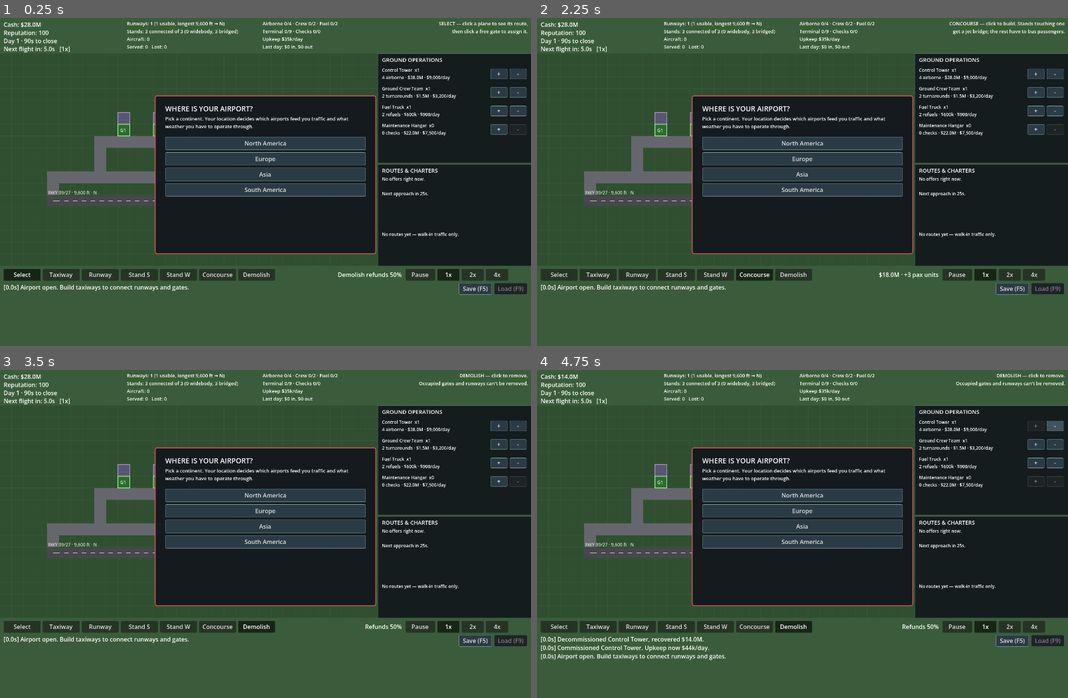
Above: before the commit, frames 1-4 (two rows, left to right).
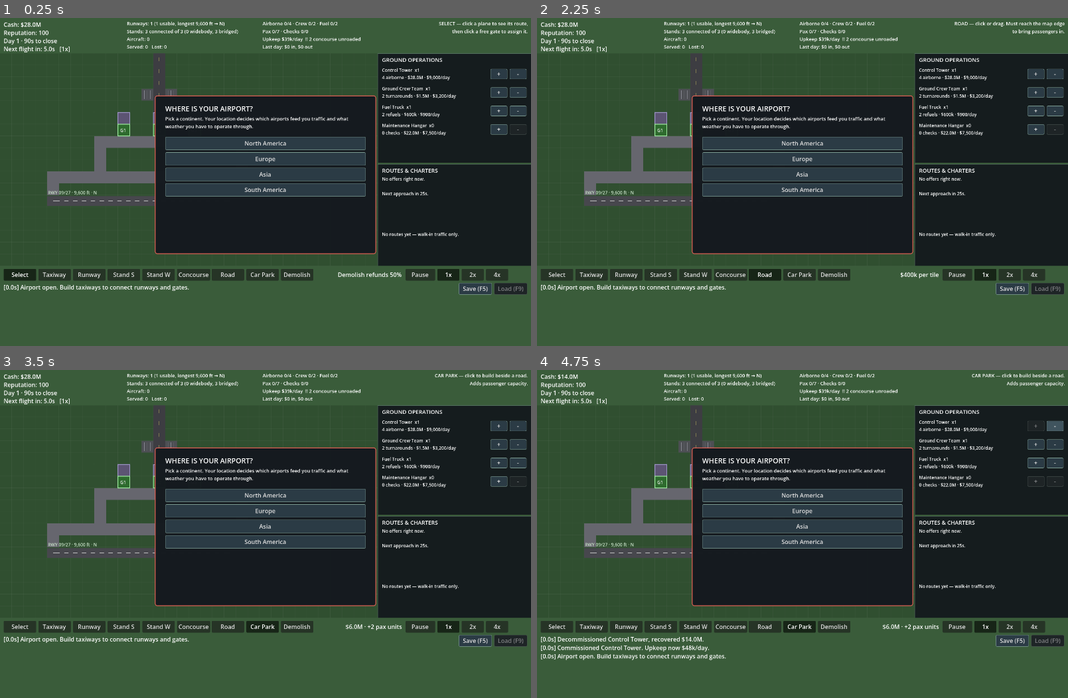
Above: after the commit, the same moments.

Repository: gerp93/airport
Game: Godot game, scene res://Main.tscn
The game is run twice, just before and just after one commit, with the same random seed, the same clock (stepped at 60 frames per second) and the same inputs.
Inputs (mouse positions are in pixels of both pictures, inside the frame that each line leads up to):
- Up to frame 1 (0.25 s): no input
- Up to frame 2 (2.25 s): click "Concourse" at 0.5 s; click "Demolish" at 1.25 s; click (765, 273) at 2 s, where only the run after the commit has a clickable "Road"
- Up to frame 3 (3.5 s): click (260, 625) at 2.75 s, where only the run after the commit has a clickable "Car Park"
- Up to frame 4 (4.75 s): click "+" at 3.5 s; click "-" at 4.25 s

The runs differ from the first frame. In frame 1, 1.0% of the frame differs, in the area x 2-68%, y 3-81%; in frame 2, 1.4%, in the area x 2-100%, y 1-81%; in frame 3, 1.4%; in frame 4, 1.4%.

Commit message:
Add landside roads and car parks
Passengers previously materialised at the stand. Two new tile types close the
loop: roads bring them in from outside, car parks give them somewhere to leave
the car.

The rule that makes landside matter: a road network only counts if it reaches
the map edge, found by flooding from every boundary road tile. A concourse or
car park is live only if it touches that network, so an airport with no road
access handles nobody however much terminal it has built. Passenger capacity is
now the sum of road-served concourse and parking, not just tiles placed.

Roads and car parks are landside, so aircraft route around them like buildings,
and the flood result is cached and invalidated on tile change rather than
recomputed for every capacity query.

The starter airport seeds an access road north to the boundary plus two car
parks, so it opens connected. Building a concourse or car park with no road
says so in the log rather than silently doing nothing.

Also fixes a misleading message this exposed: aircraft waiting at a stand
reported "no ground support free" whatever the real cause, which would send the
player hunting for ground crew when the actual problem was an unroaded
concourse. It now names the specific shortfall, and the HUD flags stranded
concourse tiles.

Verified both directions: with the access road reaching the edge, 93
turnarounds and zero aircraft stuck; with the same road stopping one tile
short, passenger capacity drops to zero, no turnaround completes at all, and
aircraft report being stuck for want of a road-connected concourse.

Co-Authored-By: Claude Opus 5 <noreply@anthropic.com>

Diff:
--- a/AirportGrid.gd
+++ b/AirportGrid.gd
@@ -1,6 +1,6 @@
 extends RefCounted
 
-enum TileType { EMPTY, TAXIWAY, RUNWAY, GATE, TERMINAL }
+enum TileType { EMPTY, TAXIWAY, RUNWAY, GATE, TERMINAL, ROAD, PARKING }
 
 const COLS := 32
 const ROWS := 18
@@ -17,6 +17,8 @@
 
 var _astar := AStarGrid2D.new()
 var _runway_seq := 0
+var _landside_dirty := true
+var _landside_cache := {}
 var _gate_seq := 0
 
 
@@ -75,8 +77,10 @@
 
 func _refresh_cell(c: Vector2i) -> void:
 	var t := tile_type(c)
-	# Terminals are buildings, so aircraft route around them like open ground.
-	_astar.set_point_solid(c, t == TileType.EMPTY or t == TileType.TERMINAL)
+	# Terminals, roads and car parks are landside: aircraft route around them.
+	_astar.set_point_solid(c, t == TileType.EMPTY or t == TileType.TERMINAL \
+		or t == TileType.ROAD or t == TileType.PARKING)
+	_landside_dirty = true
 	_astar.set_point_weight_scale(c, RUNWAY_WEIGHT if t == TileType.RUNWAY else 1.0)
 
 
@@ -97,6 +101,70 @@
 
 func place_terminal(c: Vector2i) -> void:
 	tiles[c] = {"type": TileType.TERMINAL, "entity_id": -1}
+	_refresh_cell(c)
+
+
+# Roads carry passengers in from outside, so the network only counts if it
+# reaches the map edge. Flood from every road tile on the boundary; a concourse
+# or car park is live only if it touches that network. An airport with no road
+# access handles nobody, however much terminal it has built.
+func landside_roads() -> Dictionary:
+	if not _landside_dirty:
+		return _landside_cache
+	var reached := {}
+	var queue := []
+	for c in tiles:
+		if tiles[c]["type"] != TileType.ROAD:
+			continue
+		if c.x == 0 or c.y == 0 or c.x == COLS - 1 or c.y == ROWS - 1:
+			reached[c] = true
+			queue.append(c)
+	while not queue.is_empty():
+		var cur: Vector2i = queue.pop_back()
+		for n in neighbors(cur):
+			if reached.has(n) or tile_type(n) != TileType.ROAD:
+				continue
+			reached[n] = true
+			queue.append(n)
+	_landside_cache = reached
+	_landside_dirty = false
+	return reached
+
+
+func is_road_served(c: Vector2i) -> bool:
+	var roads := landside_roads()
+	for n in neighbors(c):
+		if roads.has(n):
+			return true
+	return false
+
+
+func count_tiles(type: int, road_served_only: bool) -> int:
+	var n := 0
+	for c in tiles:
+		if tiles[c]["type"] != type:
+			continue
+		if road_served_only and not is_road_served(c):
+			continue
+		n += 1
+	return n
+
+
+func can_place_road(c: Vector2i) -> bool:
+	return in_bounds(c) and tile_type(c) == TileType.EMPTY
+
+
+func place_road(c: Vector2i) -> void:
+	tiles[c] = {"type": TileType.ROAD, "entity_id": -1}
+	_refresh_cell(c)
+
+
+func can_place_parking(c: Vector2i) -> bool:
+	return in_bounds(c) and tile_type(c) == TileType.EMPTY
+
+
+func place_parking(c: Vector2i) -> void:
+	tiles[c] = {"type": TileType.PARKING, "entity_id": -1}
 	_refresh_cell(c)
 
 
@@ -512,7 +580,7 @@
 	match t:
 		TileType.EMPTY:
 			return {}
-		TileType.TAXIWAY, TileType.TERMINAL:
+		TileType.TAXIWAY, TileType.TERMINAL, TileType.ROAD, TileType.PARKING:
 			if claims.has(c):
 				return {}
 			return {"type": t, "tiles": 1, "cells": [c]}
@@ -604,3 +672,10 @@
 		place_gate(gate_cells_for(Vector2i(x, 6), 1), 1)
 		# Concourse behind each stand, so they start as contact stands.
 		place_terminal(Vector2i(x, 5))
+
+	# Access road out to the northern boundary, plus a small car park. Without
+	# a road to the edge the concourse would handle no passengers at all.
+	for y in range(0, 5):
+		place_road(Vector2i(13, y))
+	place_parking(Vector2i(12, 3))
+	place_parking(Vector2i(14, 3))
--- a/Main.gd
+++ b/Main.gd
@@ -3,17 +3,18 @@
 const AirportGrid = preload("res://AirportGrid.gd")
 const Regions = preload("res://Regions.gd")
 
-enum Tool { SELECT, TAXIWAY, RUNWAY, GATE_SMALL, GATE_LARGE, TERMINAL, DEMOLISH }
+enum Tool { SELECT, TAXIWAY, RUNWAY, GATE_SMALL, GATE_LARGE, TERMINAL, ROAD, PARKING, DEMOLISH }
 
 const TOOL_BUTTONS := {
 	Tool.SELECT: "SelectBtn", Tool.TAXIWAY: "TaxiwayBtn", Tool.RUNWAY: "RunwayBtn",
 	Tool.GATE_SMALL: "GateSmallBtn", Tool.GATE_LARGE: "GateLargeBtn",
-	Tool.TERMINAL: "TerminalBtn", Tool.DEMOLISH: "DemolishBtn",
+	Tool.TERMINAL: "TerminalBtn", Tool.ROAD: "RoadBtn",
+	Tool.PARKING: "ParkingBtn", Tool.DEMOLISH: "DemolishBtn",
 }
 const TOOL_KEYS := {
 	KEY_ESCAPE: Tool.SELECT, KEY_T: Tool.TAXIWAY, KEY_R: Tool.RUNWAY,
 	KEY_G: Tool.GATE_SMALL, KEY_H: Tool.GATE_LARGE, KEY_E: Tool.TERMINAL,
-	KEY_X: Tool.DEMOLISH,
+	KEY_O: Tool.ROAD, KEY_P: Tool.PARKING, KEY_X: Tool.DEMOLISH,
 }
 
 const AIRLINES := ["SkyNorth", "BlueWing", "CoastAir", "PineJet", "Vantage"]
@@ -106,6 +107,12 @@
 const COST_TERMINAL_TILE := 18_000_000
 const UPKEEP_TERMINAL_TILE := 6_000
 const TERM_UNITS_PER_TILE := 3
+# Landside: passengers arrive by road and have to leave their cars somewhere.
+const COST_ROAD_TILE := 400_000
+const UPKEEP_ROAD_TILE := 200
+const COST_PARKING_TILE := 6_000_000
+const UPKEEP_PARKING_TILE := 1_500
+const PARK_UNITS_PER_TILE := 2
 # A stand with no jet bridge still works, but everyone has to be bussed.
 const REMOTE_STAND_FACTOR := 1.4
 
@@ -231,6 +238,8 @@
 	$UI/GateSmallBtn.pressed.connect(_set_tool.bind(Tool.GATE_SMALL))
 	$UI/GateLargeBtn.pressed.connect(_set_tool.bind(Tool.GATE_LARGE))
 	$UI/TerminalBtn.pressed.connect(_set_tool.bind(Tool.TERMINAL))
+	$UI/RoadBtn.pressed.connect(_set_tool.bind(Tool.ROAD))
+	$UI/ParkingBtn.pressed.connect(_set_tool.bind(Tool.PARKING))
 	$UI/DemolishBtn.pressed.connect(_set_tool.bind(Tool.DEMOLISH))
 
 	$UI/PauseBtn.toggled.connect(_on_pause_toggled)
@@ -422,7 +431,11 @@
 
 func capacity(key: String) -> int:
 	if key == "term":
-		return grid.terminal_tile_count() * TERM_UNITS_PER_TILE
+		# Only concourse and parking that a road actually reaches can handle
+		# passengers, so landside access is a real constraint.
+		var conc := grid.count_tiles(AirportGrid.TileType.TERMINAL, true)
+		var park := grid.count_tiles(AirportGrid.TileType.PARKING, true)
+		return conc * TERM_UNITS_PER_TILE + park * PARK_UNITS_PER_TILE
 	return facilities.get(key, 0) * int(fac_def(key)["per_unit"])
 
 
@@ -436,6 +449,8 @@
 		total += int(facilities.get(f["key"], 0)) * int(f["upkeep"])
 	total += grid.runways.size() * UPKEEP_RUNWAY
 	total += grid.terminal_tile_count() * UPKEEP_TERMINAL_TILE
+	total += grid.count_tiles(AirportGrid.TileType.ROAD, false) * UPKEEP_ROAD_TILE
+	total += grid.count_tiles(AirportGrid.TileType.PARKING, false) * UPKEEP_PARKING_TILE
 	total += grid.gates.size() * UPKEEP_STAND
 	return total
 
@@ -478,6 +493,21 @@
 		used[k] = int(used[k]) + int(holds[k])
 	p["holds"] = holds
 	return true
+
+
+# Name the resource that is actually short. "No ground support" sent the player
+# hunting for crew when the real problem could be that no concourse has a road.
+func service_shortfall(p: Dictionary) -> String:
+	var need_term: int = class_of(p)["term_units"]
+	if free_capacity("term") < need_term:
+		if grid.count_tiles(AirportGrid.TileType.TERMINAL, true) == 0:
+			return "no concourse with road access"
+		return "passenger capacity full"
+	if free_capacity("crew") < 1:
+		return "no ground crew free"
+	if free_capacity("fuel") < 1:
+		return "no fuel truck free"
+	return "ground support busy"
 
 
 func release_service(p: Dictionary) -> void:
@@ -1267,7 +1297,9 @@
 			elif p["service_wait"] >= SERVICE_PATIENCE and not p["delay_logged"]:
 				p["delay_logged"] = true
 				reputation = max(0, reputation - 4)
-				add_log("%s stuck at the stand — no ground support free. Reputation -4." % p["callsign"])
+				add_log("%s stuck at Gate %d — %s. Reputation -4." % [
+					p["callsign"], p["gate_id"] + 1, service_shortfall(p),
+				])
 
 		"AT_GATE":
 			if p["state_timer"] >= p["turnaround"]:
@@ -1412,9 +1444,31 @@
 				return
 			money -= COST_TERMINAL_TILE
 			grid.place_terminal(cell)
-			add_log("Built concourse section for %s — terminal capacity now %d." % [
+			add_log("Built concourse section for %s — passenger capacity now %d." % [
 				money_str(COST_TERMINAL_TILE), capacity("term"),
 			])
+			if not grid.is_road_served(cell):
+				add_log("That concourse has no road access — it handles no passengers.")
+
+		Tool.ROAD:
+			if not grid.can_place_road(cell):
+				return
+			if money < COST_ROAD_TILE:
+				add_log("Not enough cash for road (%s)." % money_str(COST_ROAD_TILE))
+				return
+			money -= COST_ROAD_TILE
+			grid.place_road(cell)
+
+		Tool.PARKING:
+			if not grid.can_place_parking(cell):
+				return
+			if money < COST_PARKING_TILE:
+				add_log("Not enough cash for a car park (%s)." % money_str(COST_PARKING_TILE))
+				return
+			money -= COST_PARKING_TILE
+			grid.place_parking(cell)
+			if not grid.is_road_served(cell):
+				add_log("Car park built but has no road to it — handles nobody yet.")
 
 		Tool.DEMOLISH:
 			var preview := grid.demolish_preview(cell)
@@ -1496,6 +1550,10 @@
 			return COST_GATE_TILE
 		AirportGrid.TileType.TERMINAL:
 			return COST_TERMINAL_TILE
+		AirportGrid.TileType.ROAD:
+			return COST_ROAD_TILE
+		AirportGrid.TileType.PARKING:
+			return COST_PARKING_TILE
 	return 0
 
 
@@ -1830,13 +1888,16 @@
 	day_label.text = "Day %d · %ds to close%s" % [day, left, wx_txt]
 	day_label.modulate = Color(1.0, 0.72, 0.35) if not weather.is_empty() else Color.WHITE
 
-	capacity_label.text = "Airborne %d/%d · Crew %d/%d · Fuel %d/%d\nTerminal %d/%d · Checks %d/%d\nUpkeep %s/day\nLast day: %s in, %s out" % [
+	var stranded := grid.count_tiles(AirportGrid.TileType.TERMINAL, false) \
+		- grid.count_tiles(AirportGrid.TileType.TERMINAL, true)
+	var road_note := "" if stranded == 0 else "  !! %d concourse unroaded" % stranded
+	capacity_label.text = "Airborne %d/%d · Crew %d/%d · Fuel %d/%d\nPax %d/%d · Checks %d/%d\nUpkeep %s/day%s\nLast day: %s in, %s out" % [
 		airborne_count(), effective_air_capacity(),
 		used["crew"], capacity("crew"),
 		used["fuel"], capacity("fuel"),
 		used["term"], capacity("term"),
 		used["mech"], capacity("mech"),
-		money_str(total_upkeep()),
+		money_str(total_upkeep()), road_note,
 		money_str(last_day_revenue), money_str(last_upkeep),
 	]
 
@@ -1997,6 +2058,12 @@
 		Tool.TERMINAL:
 			hint_label.text = "CONCOURSE — click to build. Stands touching one\nget a jet bridge; the rest have to bus passengers."
 			tool_info_label.text = "%s · +%d pax units" % [money_str(COST_TERMINAL_TILE), TERM_UNITS_PER_TILE]
+		Tool.ROAD:
+			hint_label.text = "ROAD — click or drag. Must reach the map edge\nto bring passengers in."
+			tool_info_label.text = "%s per tile" % money_str(COST_ROAD_TILE)
+		Tool.PARKING:
+			hint_label.text = "CAR PARK — click to build beside a road.\nAdds passenger capacity."
+			tool_info_label.text = "%s · +%d pax units" % [money_str(COST_PARKING_TILE), PARK_UNITS_PER_TILE]
 		Tool.DEMOLISH:
 			hint_label.text = "DEMOLISH — click to remove.\nOccupied gates and runways can't be removed."
 			tool_info_label.text = "Refunds %d%%" % int(REFUND_RATE * 100)
@@ -2019,6 +2086,17 @@
 			AirportGrid.TileType.TERMINAL:
 				_draw_tile(cell, Color(0.36, 0.33, 0.45))
 				draw_rect(_cell_rect(cell), Color(0.62, 0.58, 0.78), false, 1.5)
+			AirportGrid.TileType.ROAD:
+				_draw_tile(cell, Color(0.24, 0.24, 0.26))
+				var mid := grid.cell_to_world(cell)
+				draw_line(mid - Vector2(0, 5), mid + Vector2(0, 5), Color(0.85, 0.8, 0.4, 0.7), 1.0)
+			AirportGrid.TileType.PARKING:
+				_draw_tile(cell, Color(0.30, 0.31, 0.33))
+				var r := _cell_rect(cell).grow(-4.0)
+				# Bay markings, so a car park reads differently from taxiway at a glance.
+				for i in 3:
+					var x := r.position.x + r.size.x * (float(i) + 0.5) / 3.0
+					draw_line(Vector2(x, r.position.y), Vector2(x, r.end.y), Color(0.75, 0.75, 0.8, 0.5), 1.0)
 
 	for r in grid.runways:
 		_draw_runway(r)
@@ -2207,6 +2285,10 @@
 			ok = grid.can_place_taxiway(hover_cell) and money >= COST_TAXIWAY
 		Tool.TERMINAL:
 			ok = grid.can_place_terminal(hover_cell) and money >= COST_TERMINAL_TILE
+		Tool.ROAD:
+			ok = grid.can_place_road(hover_cell) and money >= COST_ROAD_TILE
+		Tool.PARKING:
+			ok = grid.can_place_parking(hover_cell) and money >= COST_PARKING_TILE
 		Tool.GATE_SMALL, Tool.GATE_LARGE:
 			var size := tool_gate_size()
 			cells = grid.gate_cells_for(hover_cell, size)
--- a/Main.tscn
+++ b/Main.tscn
@@ -97,7 +97,7 @@
 [node name="SelectBtn" type="Button" parent="UI"]
 offset_left = 10.0
 offset_top = 680.0
-offset_right = 110.0
+offset_right = 98.0
 offset_bottom = 712.0
 focus_mode = 0
 toggle_mode = true
@@ -106,9 +106,9 @@
 text = "Select"
 
 [node name="TaxiwayBtn" type="Button" parent="UI"]
-offset_left = 116.0
-offset_top = 680.0
-offset_right = 216.0
+offset_left = 104.0
+offset_top = 680.0
+offset_right = 192.0
 offset_bottom = 712.0
 focus_mode = 0
 toggle_mode = true
@@ -116,9 +116,9 @@
 text = "Taxiway"
 
 [node name="RunwayBtn" type="Button" parent="UI"]
-offset_left = 222.0
-offset_top = 680.0
-offset_right = 322.0
+offset_left = 198.0
+offset_top = 680.0
+offset_right = 286.0
 offset_bottom = 712.0
 focus_mode = 0
 toggle_mode = true
@@ -126,9 +126,9 @@
 text = "Runway"
 
 [node name="GateSmallBtn" type="Button" parent="UI"]
-offset_left = 328.0
-offset_top = 680.0
-offset_right = 428.0
+offset_left = 292.0
+offset_top = 680.0
+offset_right = 380.0
 offset_bottom = 712.0
 focus_mode = 0
 toggle_mode = true
@@ -136,9 +136,9 @@
 text = "Stand S"
 
 [node name="GateLargeBtn" type="Button" parent="UI"]
-offset_left = 434.0
-offset_top = 680.0
-offset_right = 534.0
+offset_left = 386.0
+offset_top = 680.0
+offset_right = 474.0
 offset_bottom = 712.0
 focus_mode = 0
 toggle_mode = true
@@ -146,19 +146,39 @@
 text = "Stand W"
 
 [node name="TerminalBtn" type="Button" parent="UI"]
-offset_left = 540.0
-offset_top = 680.0
-offset_right = 640.0
+offset_left = 480.0
+offset_top = 680.0
+offset_right = 568.0
 offset_bottom = 712.0
 focus_mode = 0
 toggle_mode = true
 button_group = SubResource("ButtonGroup_tools")
 text = "Concourse"
 
+[node name="RoadBtn" type="Button" parent="UI"]
+offset_left = 574.0
+offset_top = 680.0
+offset_right = 662.0
+offset_bottom = 712.0
+focus_mode = 0
+toggle_mode = true
+button_group = SubResource("ButtonGroup_tools")
+text = "Road"
+
+[node name="ParkingBtn" type="Button" parent="UI"]
+offset_left = 668.0
+offset_top = 680.0
+offset_right = 756.0
+offset_bottom = 712.0
+focus_mode = 0
+toggle_mode = true
+button_group = SubResource("ButtonGroup_tools")
+text = "Car Park"
+
 [node name="DemolishBtn" type="Button" parent="UI"]
-offset_left = 646.0
-offset_top = 680.0
-offset_right = 746.0
+offset_left = 762.0
+offset_top = 680.0
+offset_right = 850.0
 offset_bottom = 712.0
 focus_mode = 0
 toggle_mode = true
@@ -166,7 +186,7 @@
 text = "Demolish"
 
 [node name="ToolInfoLabel" type="Label" parent="UI"]
-offset_left = 756.0
+offset_left = 858.0
 offset_top = 684.0
 offset_right = 1090.0
 offset_bottom = 706.0
